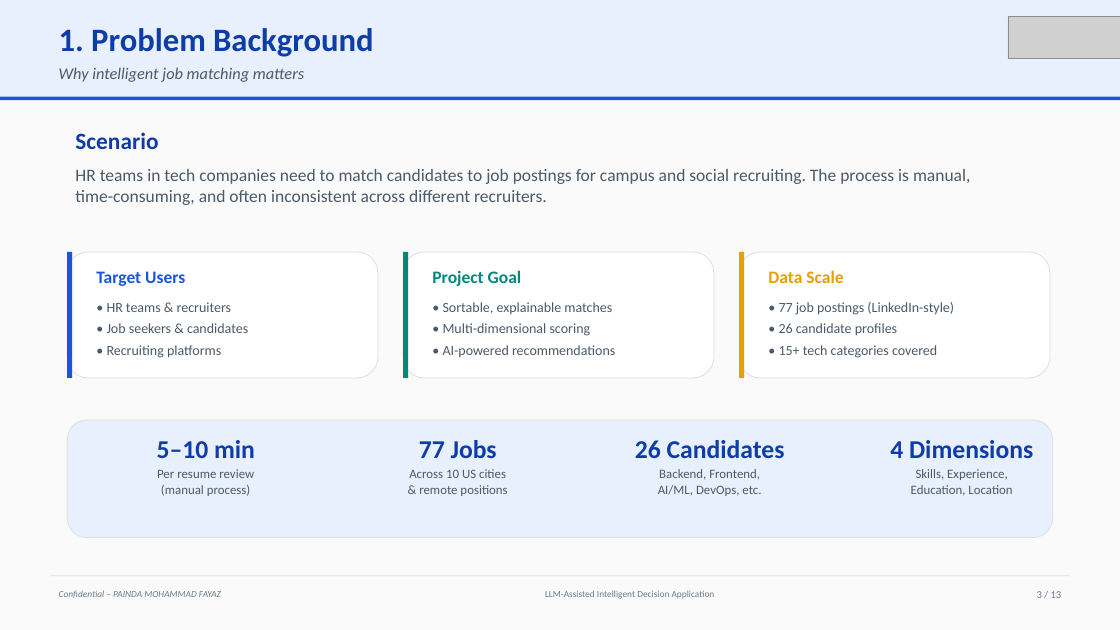
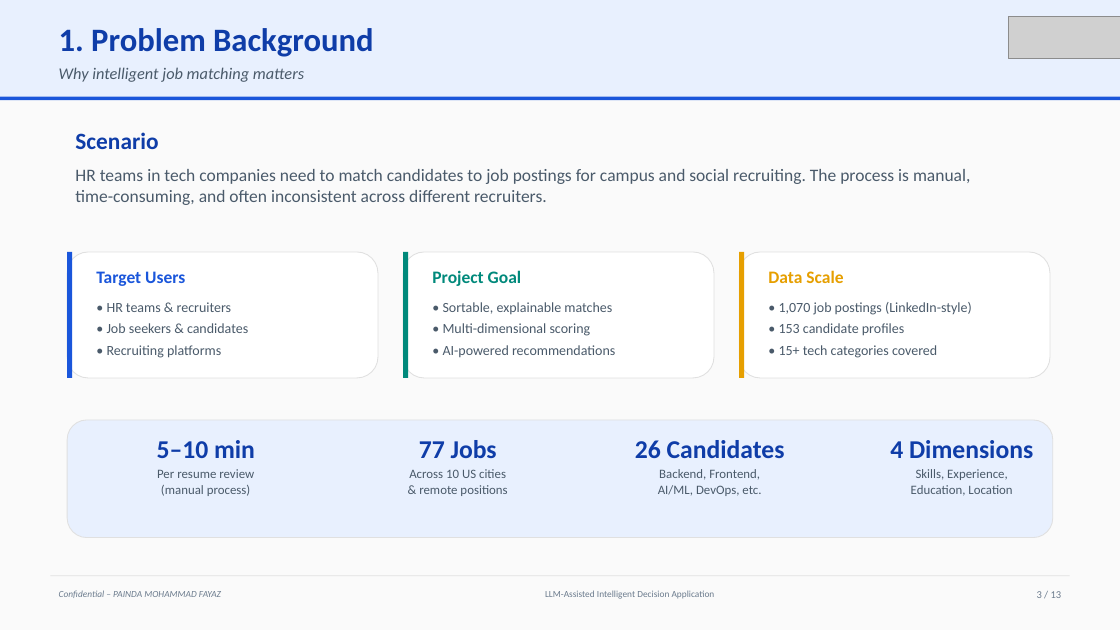
Before and after one commit to fayazpainda/job-matching, a slide deck: slide 3 of Final_Project_Presentation.pptx. Drawn at 1120x630 pixels with LibreOffice and Linux fonts; fonts in the diff are those of the drawing; grey boxes stand for pictures. Boxes give left, top, right and bottom in pixels: in the first picture for what was removed or moved away, otherwise in the second. Text is boxed around its words. In the diff, an @@ line names an element or a change of style, - is before the commit and + after.

Commit message:
Fix stale slide stats and surface scikit-learn usage
- Correct dataset numbers to 1,070 jobs / 153 candidates (was 77/26)
- Describe skills match as hybrid keyword + TF-IDF cosine (scikit-learn)
- Update limitations to reflect synthetic dataset and term-level matching
- Regenerate Final_Project_Presentation.pptx

```diff
--- a/Final_Project_Presentation.pptx
+++ b/Final_Project_Presentation.pptx
@@ text at (x1=779, y1=302, x2=972, y2=336): text changed @@
-• 77 job postings (LinkedIn-style)
-• 26 candidate profiles
+• 1,070 job postings (LinkedIn-style)
+• 153 candidate profiles
```
Also in this commit, not shown: 6 other slides changed, 1 other file.
